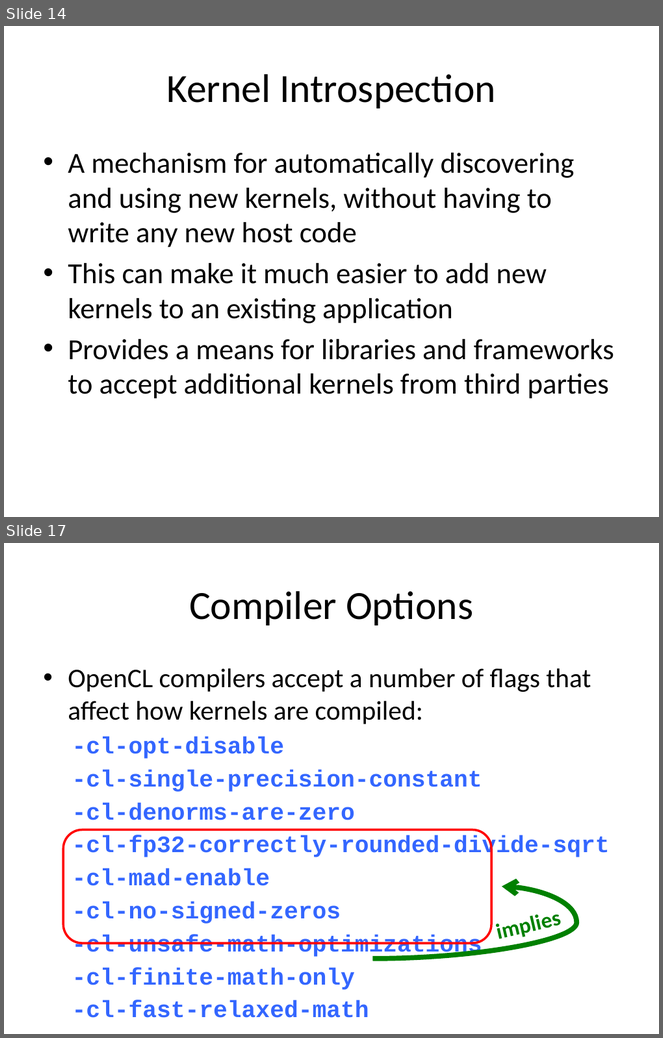
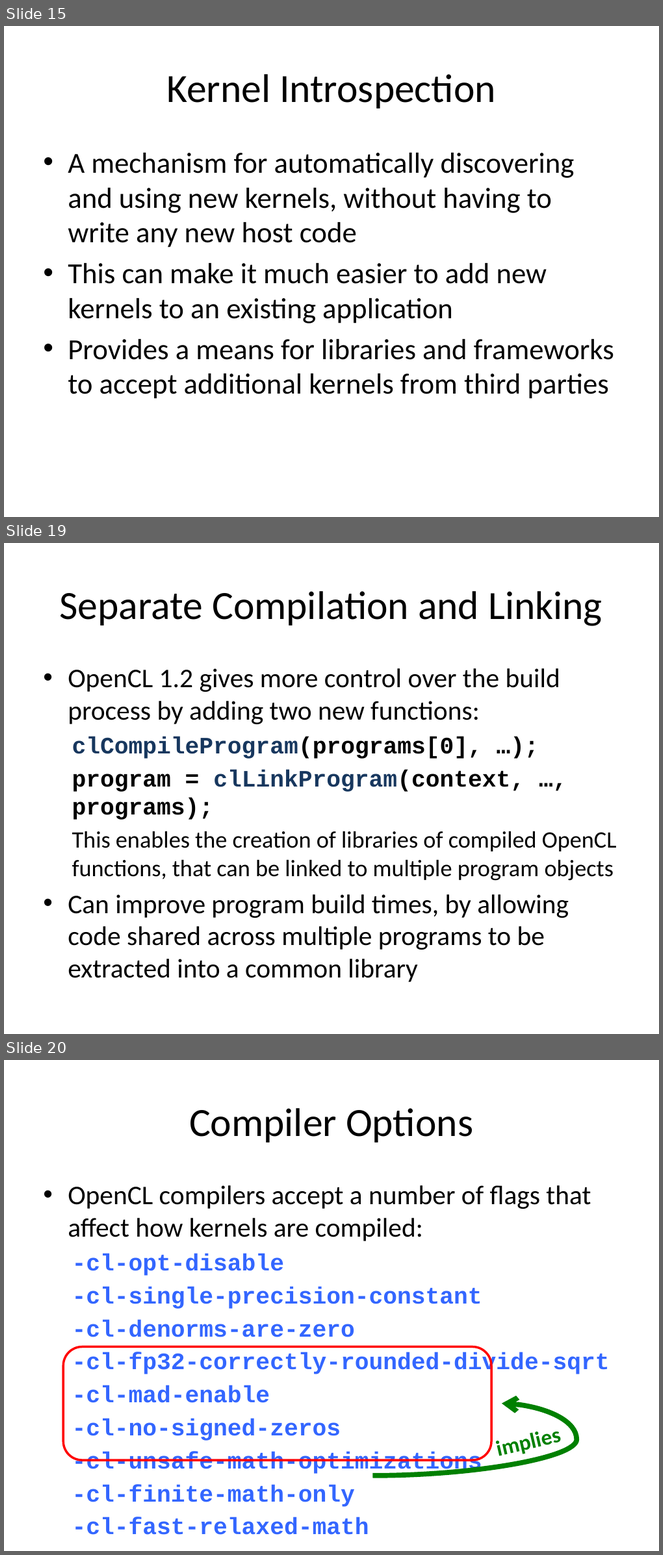
Before and after one commit to UoB-HPC/opencl-training-slides, a slide deck: advanced_part2.pptx. Shown one above the other, each under a label of ours: slides 14 and 17 before the commit, slides 15, 19 and 20 after it; the slides between them are not shown. The pictures are 663x1038 and 663x1555 pixels, drawn with LibreOffice and Linux fonts; fonts in the diff are those of the drawing. Boxes give left, top, right and bottom in pixels: in the first picture for what was removed or moved away, otherwise in the second. Text is boxed around its words. In the diff, an @@ line names an element or a change of style, - is before the commit and + after.

Commit message:
Ported advanced part 2 slides to C
 - Duplicated and hid the C++ slides, and ported to C
 - Updated Bilateral meta programming results slides to use P100s

```diff
--- a/advanced_part2.pptx
+++ b/advanced_part2.pptx
@@ slide 19 added at (4, 543, 659, 1034), background #FFFFFF @@
@@ title added at (60, 591, 603, 626), 44 pt, text #000000 @@
+Separate Compilation and Linking
@@ text added at (68, 668, 617, 982), 25.9 pt, text #000000 @@
+• OpenCL 1.2 gives more control over the build process by adding two new functions:
+  clCompileProgram(programs[0], …);
+  program = clLinkProgram(context, …, programs);
+  This enables the creation of libraries of compiled OpenCL functions, that can be linked to multiple program objects
+• Can improve program build times, by allowing code shared across multiple programs to be extracted into a common library
@@ what was slide 14 is now slide 15 @@
@@ what was slide 17 is now slide 20 @@
```
Also in this commit, not shown: 7 slides changed, 4 other slides added.
